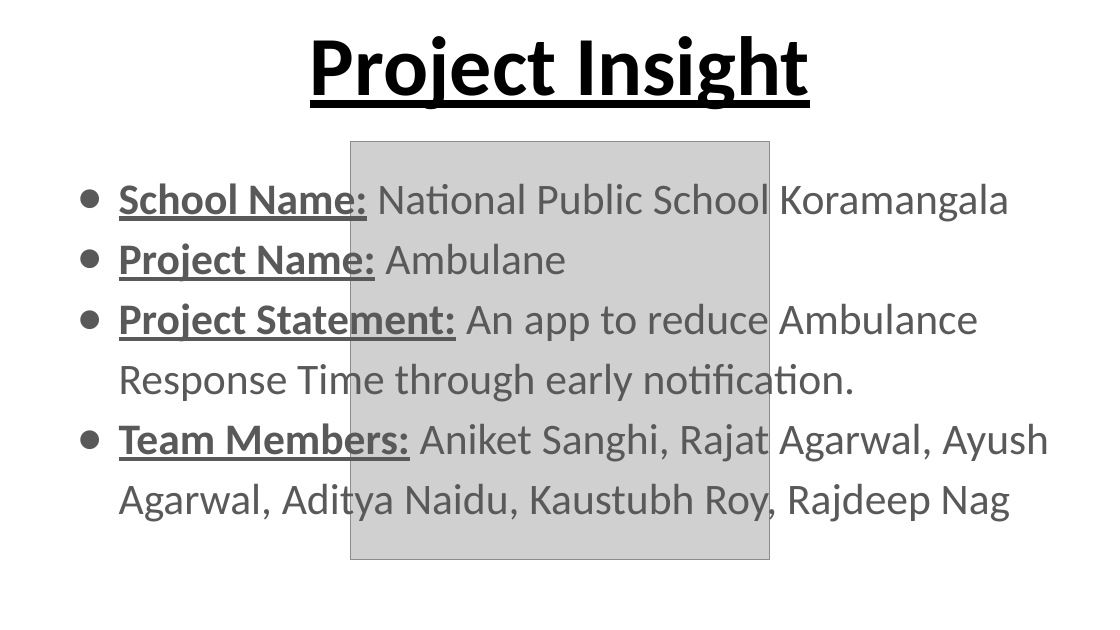
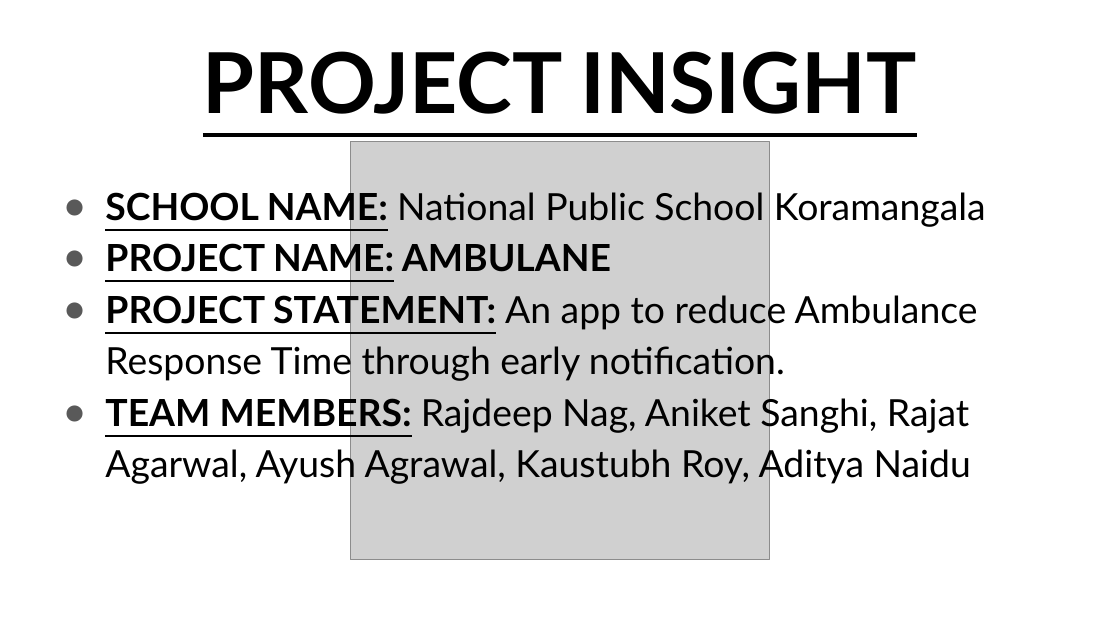
Before and after one commit to rajatagarwal457/Cisco-talent-outreach, a slide deck: slide 2 of Status report.pptx. Drawn at 1120x630 pixels with LibreOffice and Linux fonts; fonts in the diff are those of the drawing; grey boxes stand for pictures. Boxes give left, top, right and bottom in pixels: in the first picture for what was removed or moved away, otherwise in the second. Text is boxed around its words. In the diff, an @@ line names an element or a change of style, - is before the commit and + after.

```diff
--- a/Status report.pptx
+++ b/Status report.pptx
@@ title at bbox=[203, 51, 917, 114]: text changed; font Calibri to Lato @@
-Project Insight
+PROJECT INSIGHT
@@ text at bbox=[105, 187, 986, 485]: text changed; size 28 to 24 pt; font Calibri to Lato; text colour #595959 to #000000 @@
-● School Name: National Public School Koramangala
-● Project Name: Ambulane
-● Project Statement: An app to reduce Ambulance Response Time through early notification.
-● Team Members: Aniket Sanghi, Rajat Agarwal, Ayush Agarwal, Aditya Naidu, Kaustubh Roy, Rajdeep Nag
+● SCHOOL NAME: National Public School Koramangala
+● PROJECT NAME: AMBULANE
+● PROJECT STATEMENT: An app to reduce Ambulance Response Time through early notification.
+● TEAM MEMBERS: Rajdeep Nag, Aniket Sanghi, Rajat Agarwal, Ayush Agrawal, Kaustubh Roy, Aditya Naidu
```
Also in this commit, not shown: 3 other slides changed, 2 slides added, 3 slides removed, 3 other files.
